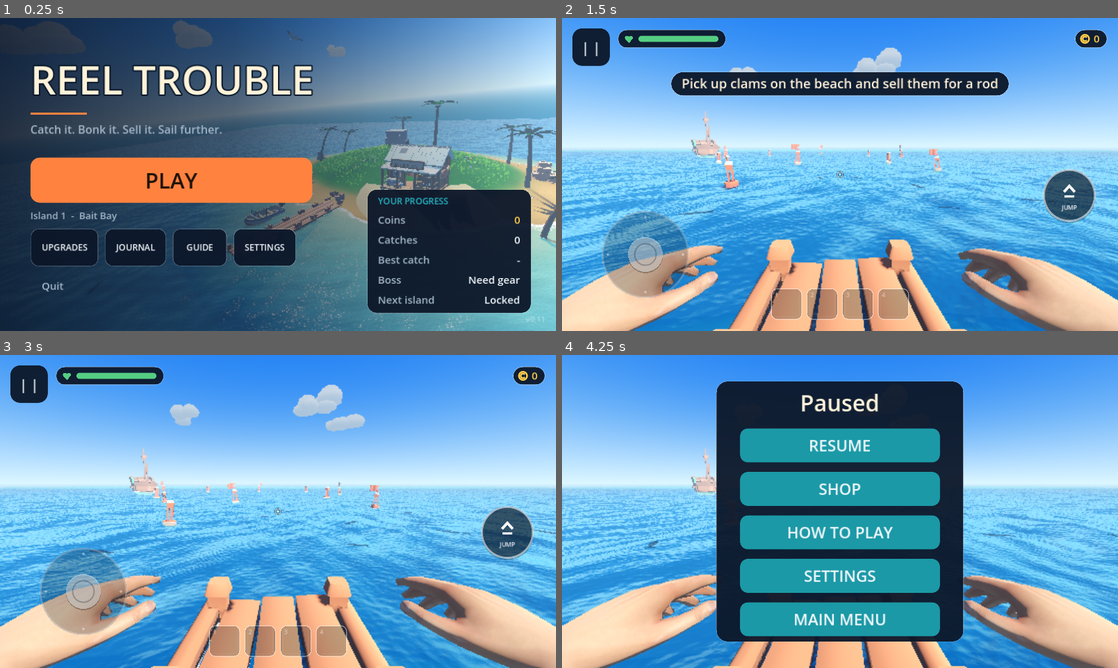
Above: before the commit, frames 1-4 (two rows, left to right).
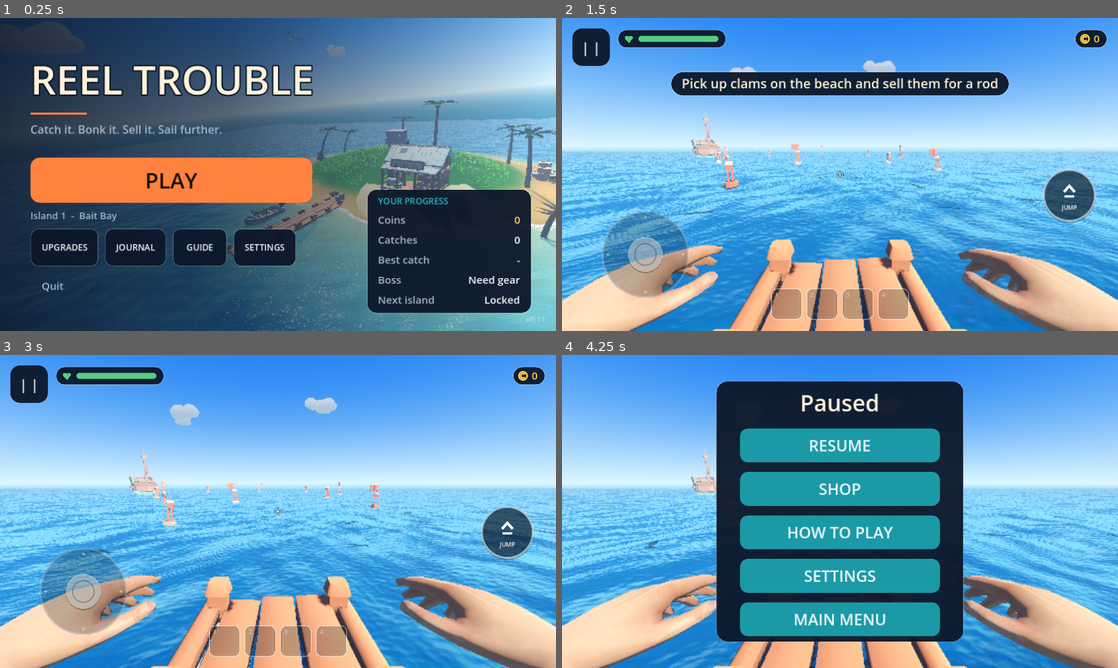
Above: after the commit, the same moments.

Repository: Max1081018/open_code
Game: Godot game, scene res://game.tscn
The game is run twice, just before and just after one commit, with the same random seed, the same clock (stepped at 60 frames per second) and the same inputs.
Inputs:
- Up to frame 1 (0.25 s): no input
- Up to frame 2 (1.5 s): click "PLAY" at 0.5 s; click "START FISHING" at 1.25 s
- Up to frame 3 (3 s): click "| |" at 2 s; click "RESUME" at 2.75 s
- Up to frame 4 (4.25 s): click "| |" at 3.5 s

The runs differ from the first frame. In frame 1, 0.4% of the frame differs, in the area x 31-61%, y 0-60%; in frame 2, 0.3%; in frame 3, 0.7%, in the area x 52-66%, y 9-25%; in frame 4, less than 0.1%.

Commit message:
Hull slaps, a buyer with opinions, and fewer draw calls
Sound
  - the hull thumps and throws spray when the bow drops off a wave, so
    driving fast feels like driving fast

Selling
  - the buyer now says something when the catch deserves it: a line for a
    whopper, a line for something that is barely bait, and a line for the
    boot you just handed over

Performance
  - all the scattered scenery (docks, crates, barrels, rocks, grass, the
    market) is welded into one mesh per material at load, instead of each
    prop costing its own draw calls. Buoys and palms stay out: buoys ride
    the swell, and the palm shader keys its sway off each tree's origin
  - small clutter stops drawing in the distance, at a range set by the
    graphics preset (55 m on Low up to 200 m on Ultra). The buoys marking
    the deep water and the signpost to island 2 are exempt - they are how
    you navigate
  - the helm is marked no-merge, so the wheel and throttle still move

Full suite (17 screens) and all four graphics presets pass clean.

Co-Authored-By: Claude Opus 5 <noreply@anthropic.com>
Claude-Session: https://claude.ai/code/session_019FPN93SDKwisezCSut5tqW

Diff:
--- a/fishing/game.gd
+++ b/fishing/game.gd
@@ -103,7 +103,9 @@
 var loose_fish: Array = []        # RigidBody3D, each with meta "fish" (its data)
 var holding: RigidBody3D = null   # the fish in your hands
 var shop_lamp: OmniLight3D
-var _static_props: Array = []    # multi-part models to batch into few draws
+var _static_props: Array = []
+var _small_props: Array = []   # distant clutter we stop drawing
+var _merge_me: Array = []      # scenery waiting to be merged into few draw calls    # multi-part models to batch into few draws
 var _shop_box := AABB()
 var hands: FPArms                 # first-person arms (camera child)
 var _held_prop: Node3D            # clam / fish model shown in your hand
@@ -161,6 +163,8 @@
 var _boss_zone_seen := false
 var _helm_at := 0                # autotest: frame to take the helm shot on
 var _wake_t := 0.0
+var _hull_y := 0.0
+var _hull_t := 0.0
 var _boat_ring: Node3D
 var island2_marker: Node3D
 const WEAPON_LAYER := 4          # collision layer the crosshair ray looks for
@@ -199,6 +203,14 @@
 # Island 1's boss: only bites out at sea, from the boat, with the Boss Reel.
 const NEW_SPECIES_BONUS := 25
 const PB_BONUS := 20            # beating your own record is worth something
+# The buyer says something when the catch is worth a comment. Selling should
+# feel like handing a fish to a person, not posting it through a slot.
+const QUIP_SMALL := ["\"That's bait, not supper.\"", "\"Small. Full of character.\"",
+	"\"I'll get a very small plate.\"", "\"One bite. Maybe half.\""]
+const QUIP_BIG := ["\"Now THAT'S a fish!\"", "\"Half the island eats tonight.\"",
+	"\"Where did you hook that?!\"", "\"I'll need both hands.\""]
+const QUIP_JUNK := ["\"...this is not a fish.\"", "\"Someone collects these. Not me.\"",
+	"\"The sea gave you rubbish again.\""]
 const BOSS := {"name": "the Baby Kraken", "set": "mythic", "node": "BabyKraken",
 	"min": 18.0, "max": 26.0, "junk": false, "boss": true,
 	"rarity": "Legendary", "atk": 30, "spd": 1.6, "tier": 0}
@@ -1207,6 +1219,15 @@
 	"market": "res://assets/models/fishing/fish-market-stand.glb",
 }
 
+# Scenery that never moves a part of itself, so each one can be merged down
+# into a draw call or two. Anything you can pick up, buy, or that animates a
+# piece of itself stays out of this list.
+# Scenery that never moves and never animates a part of itself, so the whole
+# lot can be welded into one mesh per material. Buoys ride the swell and palms
+# sway per tree (the shader keys off each one's origin), so they stay out.
+const MERGE_KEYS := ["dock", "dock_small", "rocks", "rocks_sand", "barrel", "crate",
+	"grass", "tower", "wreck", "market"]
+
 # Island 1 shop placement
 const SHOP_POS := Vector3(-7.0, 0, 25.0)
 const SHOP_SCALE := 0.34
@@ -1236,6 +1257,8 @@
 		add_child(n)
 	else:
 		parent.add_child(n)
+	if key in MERGE_KEYS:
+		_merge_me.append(n)
 	return n
 
 
@@ -2516,6 +2539,7 @@
 ## rolls them with the rudder.
 func _build_helm() -> void:
 	helm = Node3D.new()
+	helm.set_meta("nomerge", true)         # the wheel has to keep turning
 	helm.position = HELM_SEAT
 	helm.scale = Vector3.ONE / BOAT_SCALE      # so the helm is built in metres
 	boat.add_child(helm)
@@ -2624,6 +2648,18 @@
 				p.play()
 			p.pitch_scale = 0.62 + sp / BOAT_TOP_SPEED * 0.75
 			p.volume_db = lerpf(-26.0, -9.0, clampf(sp / BOAT_TOP_SPEED, 0.0, 1.0))
+	# Thump and spray when the bow drops off the back of a wave.
+	_hull_t = maxf(_hull_t - delta, 0.0)
+	var drop: float = (boat.global_position.y - _hull_y) / maxf(delta, 0.001)
+	_hull_y = boat.global_position.y
+	if sp > 3.5 and drop < -1.1 and _hull_t <= 0.0:
+		_hull_t = 0.5
+		players["splash"].pitch_scale = randf_range(0.55, 0.72)
+		_play("splash")
+		if fx:
+			var bow: Vector3 = boat.global_transform * Vector3(0.0, 1.2, -7.0)
+			bow.y = wave_height(bow.x, bow.z)
+			fx.splash(bow, 0.9)
 	if fx == null or sp < 1.2:
 		return
 	_wake_t -= delta * (0.6 + sp * 0.35)
@@ -3047,6 +3083,67 @@
 ## Static batching: bakes every visible mesh under `root` into one mesh per
 ## material (the originals are hidden, so collision bodies under them keep
 ## working). A 50-piece market stall becomes a handful of draw calls.
+## Welds all the scattered scenery into one mesh per material: thirty crates,
+## barrels, rocks and dock sections around the island stop being thirty times
+## however many materials they each use, and become a handful of draw calls.
+## Anything riding the swell, or inside the shop (which fades as you walk away),
+## is left alone.
+func _merge_group(roots: Array) -> void:
+	var holder := Node3D.new()
+	holder.name = "Scenery"
+	add_child(holder)
+	var by_key := {}
+	var mats := {}
+	var casts := {}
+	for r in roots:
+		if r == null or not is_instance_valid(r) or floaters.has(r):
+			continue
+		var root := r as Node3D
+		var list: Array = [root] if root is MeshInstance3D else []
+		list.append_array(root.find_children("*", "MeshInstance3D", true, false))
+		for mi in list:
+			var m := mi as MeshInstance3D
+			if m.mesh == null or not m.is_visible_in_tree() or m.skin != null:
+				continue
+			var box: AABB = m.global_transform * m.mesh.get_aabb()
+			if _shop_box.has_volume() and box.has_volume() and _shop_box.encloses(box):
+				continue
+			# Only things big enough to matter keep their shadow.
+			var big: bool = box.size.x > 0.9 or box.size.y > 0.9 or box.size.z > 0.9
+			for si in m.mesh.get_surface_count():
+				var mat := m.get_active_material(si)
+				var key := "%d_%s" % [mat.get_instance_id() if mat else 0, big]
+				if not by_key.has(key):
+					var st := SurfaceTool.new()
+					st.begin(Mesh.PRIMITIVE_TRIANGLES)
+					by_key[key] = st
+					mats[key] = mat
+					casts[key] = big
+				(by_key[key] as SurfaceTool).append_from(m.mesh, si, m.global_transform)
+			m.visible = false
+	for key in by_key:
+		var out := MeshInstance3D.new()
+		out.mesh = (by_key[key] as SurfaceTool).commit()
+		out.material_override = mats[key]
+		out.cast_shadow = GeometryInstance3D.SHADOW_CASTING_SETTING_ON if bool(casts[key]) \
+			else GeometryInstance3D.SHADOW_CASTING_SETTING_OFF
+		holder.add_child(out)
+	if autotest:
+		print("PERF scenery merged=%d into=%d" % [roots.size(), by_key.size()])
+
+
+## True when a mesh sits under something that still has to move by itself -
+## the wheel at the helm, the throttle lever - so it must not be baked into
+## the hull.
+func _no_merge(m: Node, root: Node) -> bool:
+	var n: Node = m
+	while n != null and n != root:
+		if n.has_meta("nomerge"):
+			return true
+		n = n.get_parent()
+	return false
+
+
 func _merge_static(root: Node3D) -> void:
 	if root == null:
 		return
@@ -3058,6 +3155,8 @@
 		var m := mi as MeshInstance3D
 		if m.mesh == null or not m.is_visible_in_tree() or m.skin != null \
 				or m.get_node_or_null(m.skeleton) is Skeleton3D:
+			continue
+		if _no_merge(m, root):
 			continue
 		var xf := inv * m.global_transform
 		for si in m.mesh.get_surface_count():
@@ -3214,6 +3313,8 @@
 	for n in _static_props + [shop_building, shop_counter, boat]:
 		if n and is_instance_valid(n):
 			_merge_static(n)
+	_merge_group(_merge_me)
+	_merge_me.clear()
 	if autotest:
 		print("PERF merge_ms=%.1f" % ((Time.get_ticks_usec() - t0) / 1000.0))
 	for gi in find_children("*", "GeometryInstance3D", true, false):
@@ -3228,11 +3329,32 @@
 			big = false                       # water, seabed, islands
 		if not big:
 			g.cast_shadow = GeometryInstance3D.SHADOW_CASTING_SETTING_OFF
+			# Small clutter stops drawing in the distance. Not the buoys that
+			# mark the deep water or the signpost to island 2: those are how
+			# you find your way.
+			if not (_boat_ring and _boat_ring.is_ancestor_of(g)) \
+					and not (island2_marker and island2_marker.is_ancestor_of(g)):
+				_small_props.append(g)
 		if _shop_box.has_volume() and box.has_volume() and _shop_box.encloses(box) \
 				and not shop_building.is_ancestor_of(g):
 			g.cast_shadow = GeometryInstance3D.SHADOW_CASTING_SETTING_OFF
 			g.visibility_range_end = 26.0
 			g.visibility_range_end_margin = 2.0
+	_apply_prop_range()
+
+
+## Stop drawing small clutter past the preset's range. Called when the world
+## is built and again whenever the graphics setting changes.
+func _apply_prop_range() -> void:
+	var q: int = clampi(quality, 0, Q_PROP.size() - 1)
+	for sp in _small_props:
+		if not is_instance_valid(sp):
+			continue
+		var g := sp as GeometryInstance3D
+		if g.visibility_range_end == 26.0:
+			continue                      # shop interior: already handled
+		g.visibility_range_end = Q_PROP[q]
+		g.visibility_range_end_margin = 6.0
 
 
 ## Weather is a slow cycle of states, each lasting minutes, blending smoothly
@@ -3476,6 +3598,8 @@
 const Q_RAIN := [120, 220, 320, 450]
 const Q_SHADOW_MAP := [1024, 1024, 2048, 4096]
 const Q_WATER_NORMAL := [0.12, 0.26, 0.36, 0.44]
+# How far away small clutter (crates, rocks, bottles, flowers) keeps drawing.
+const Q_PROP := [55.0, 85.0, 120.0, 200.0]
 const Q_FOAM := [0.0, 0.12, 0.16, 0.18]
 
 
@@ -3534,6 +3658,7 @@
 		status.show_fps = bool(menu_ui.settings.get("show_fps", false))
 	if camera:
 		camera.far = Q_FAR[q]
+	_apply_prop_range()
 	if shop_lamp:
 		shop_lamp.omni_range = 5.0 if q == 0 else 7.5
 
@@ -4430,6 +4555,18 @@
 	players["whoosh"].pitch_scale = 1.0
 
 
+## A line from the buyer when the catch deserves one, else an empty string.
+func _sell_quip(d: Dictionary) -> String:
+	if str(d.get("set", "")) == "junk" or bool(d.get("junk", false)):
+		return QUIP_JUNK.pick_random()
+	var w := float(d.get("weight", 0.0))
+	if w >= 3.0:
+		return QUIP_BIG.pick_random()
+	if w > 0.0 and w <= 0.4:
+		return QUIP_SMALL.pick_random()
+	return ""
+
+
 func _sell_body(b: RigidBody3D) -> void:
 	var d: Dictionary = b.get_meta("fish")
 	var value := int(d.get("value", 0))
@@ -4449,7 +4586,9 @@
 		_flash("WANTED! Double pay: %d coins" % value)
 		_roll_wanted()
 	else:
-		_flash("Sold %s for %d coins" % [str(d.get("name", "it")), value])
+		var quip := _sell_quip(d)
+		_flash("%s   +%d coins" % [quip, value] if quip != ""
+			else "Sold %s for %d coins" % [str(d.get("name", "it")), value])
 	var ap = fish_buyer.get_meta("anim") if fish_buyer and fish_buyer.has_meta("anim") else null
 	if ap and ap.has_animation("Cheer"):
 		ap.play("Cheer")
@@ -4727,7 +4866,9 @@
 		_flash("WANTED! Double pay: %d coins" % value)
 		_roll_wanted()
 	else:
-		_flash("Sold %s for %d coins" % [_nice_name(str(d.get("name", "it"))), value])
+		var quip := _sell_quip(d)
+		_flash("%s   +%d coins" % [quip, value] if quip != ""
+			else "Sold %s for %d coins" % [_nice_name(str(d.get("name", "it"))), value])
 	var ap = fish_buyer.get_meta("anim") if fish_buyer and fish_buyer.has_meta("anim") else null
 	if ap and ap.has_animation("Cheer"):
 		ap.play("Cheer")
